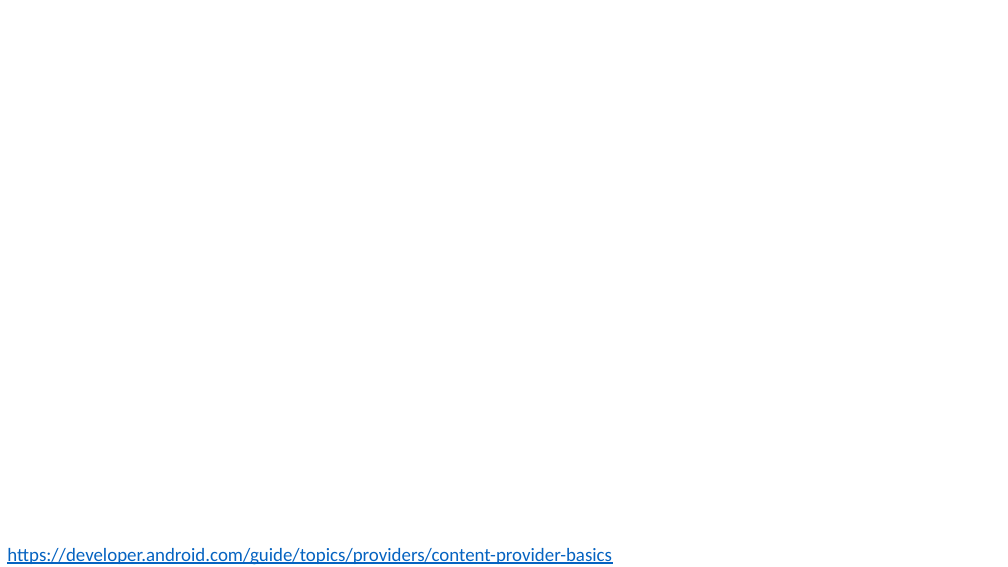
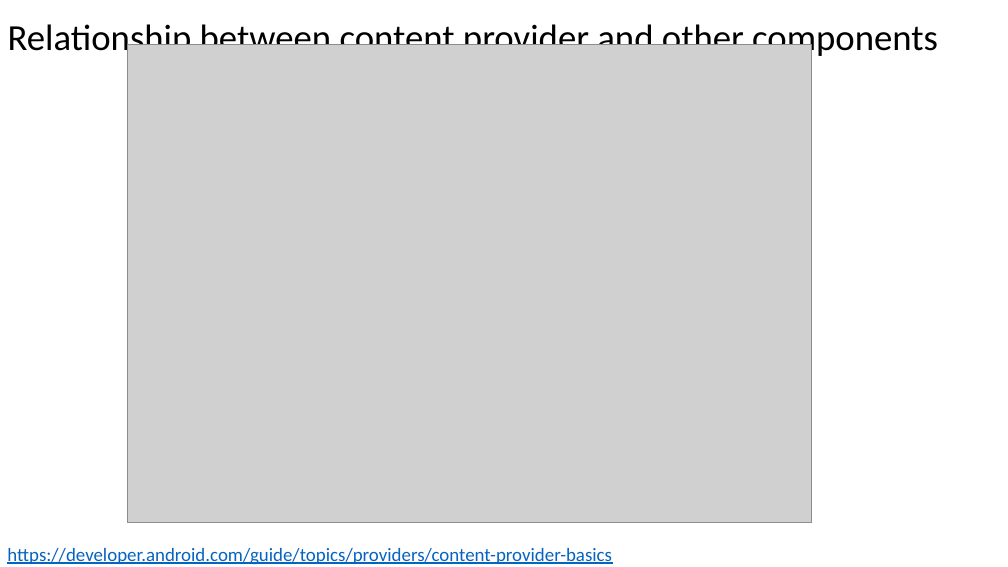
Before and after one commit to russellu/cs230, a slide deck: slide 10 of Lecture_12.pptx (slide 9 before the commit). Drawn at 1008x567 pixels with LibreOffice and Linux fonts; fonts in the diff are those of the drawing; grey boxes stand for pictures. Boxes give left, top, right and bottom in pixels: in the first picture for what was removed or moved away, otherwise in the second. Text is boxed around its words. In the diff, an @@ line names an element or a change of style, - is before the commit and + after.

Commit message:
add

```diff
--- a/Lecture_12.pptx
+++ b/Lecture_12.pptx
@@ title added at bbox=[8, 20, 938, 60], 35 pt, text #000000 @@
+Relationship between content provider and other components
@@ picture added at bbox=[127, 45, 812, 523] @@
```
Also in this commit, not shown: 8 other slides changed, 14 slides added.
